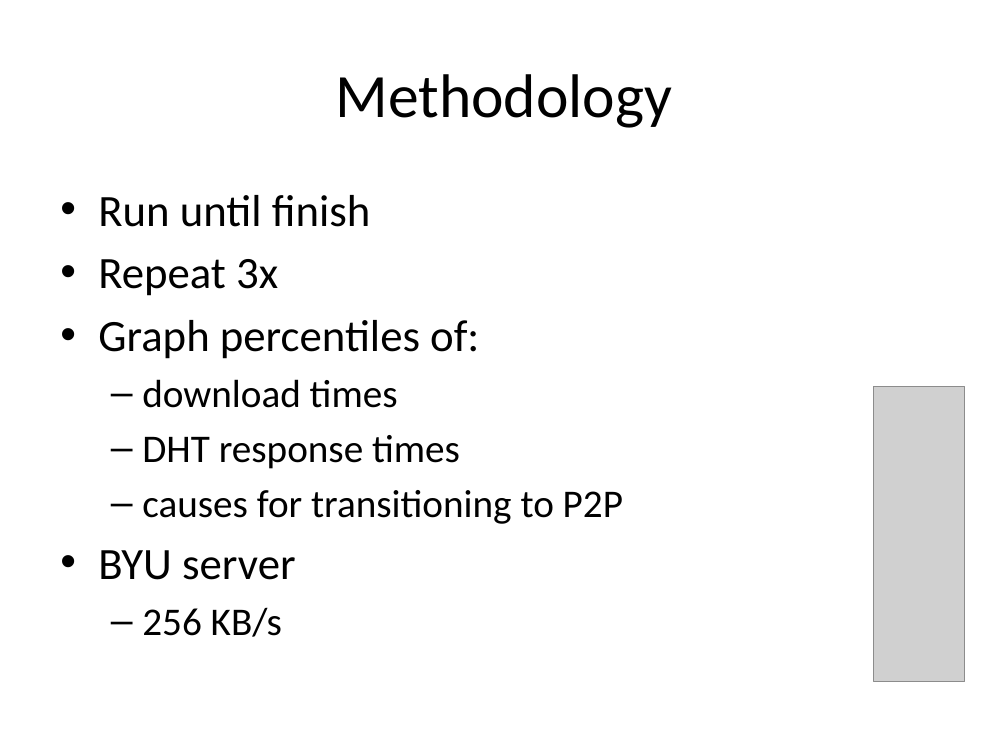
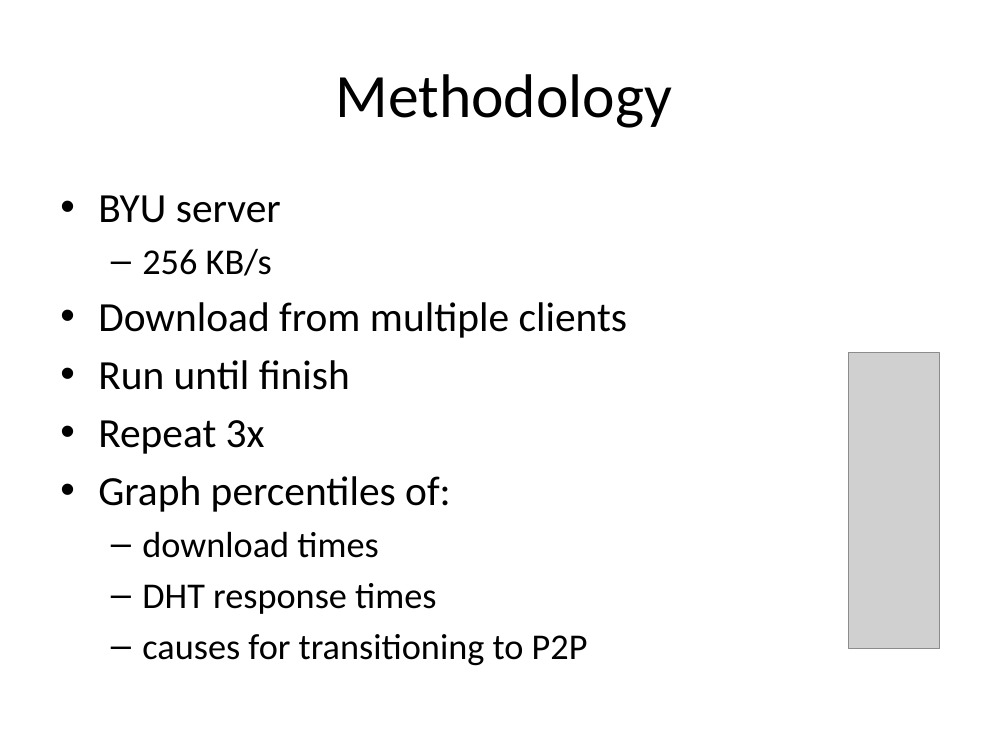
Before and after one commit to rdp/p2pwebclient, a slide deck: slide 18 of thesis_presentation/How to Make the Internet Faster.pptx (slide 17 before the commit). Drawn at 1008x756 pixels with LibreOffice and Linux fonts; fonts in the diff are those of the drawing; grey boxes stand for pictures. Boxes give left, top, right and bottom in pixels: in the first picture for what was removed or moved away, otherwise in the second. Text is boxed around its words. In the diff, an @@ line names an element or a change of style, - is before the commit and + after.

```diff
--- a/thesis_presentation/How to Make the Internet Faster.pptx
+++ b/thesis_presentation/How to Make the Internet Faster.pptx
@@ text at [98, 195, 628, 338]: paragraphs added @@
+• BYU server
+  – 256 KB/s
+• Download from multiple clients
@@ picture: place and size @@
-picture at [874, 386, 966, 681]
+picture at [849, 353, 940, 648]
@@ text at [98, 360, 588, 666]: size 32 to 29.6 pt in "Run until finish", "Repeat 3x", "Graph percentiles of:"; size 28 to 25.9 pt in "download times", "DHT response times", "causes for transitioning to P2P" @@
@@ text at [98, 550, 296, 637]: paragraphs removed @@
-• BYU server
-  – 256 KB/s
```
Also in this commit, not shown: 10 other slides changed, 7 slides added, 10 slides removed.
